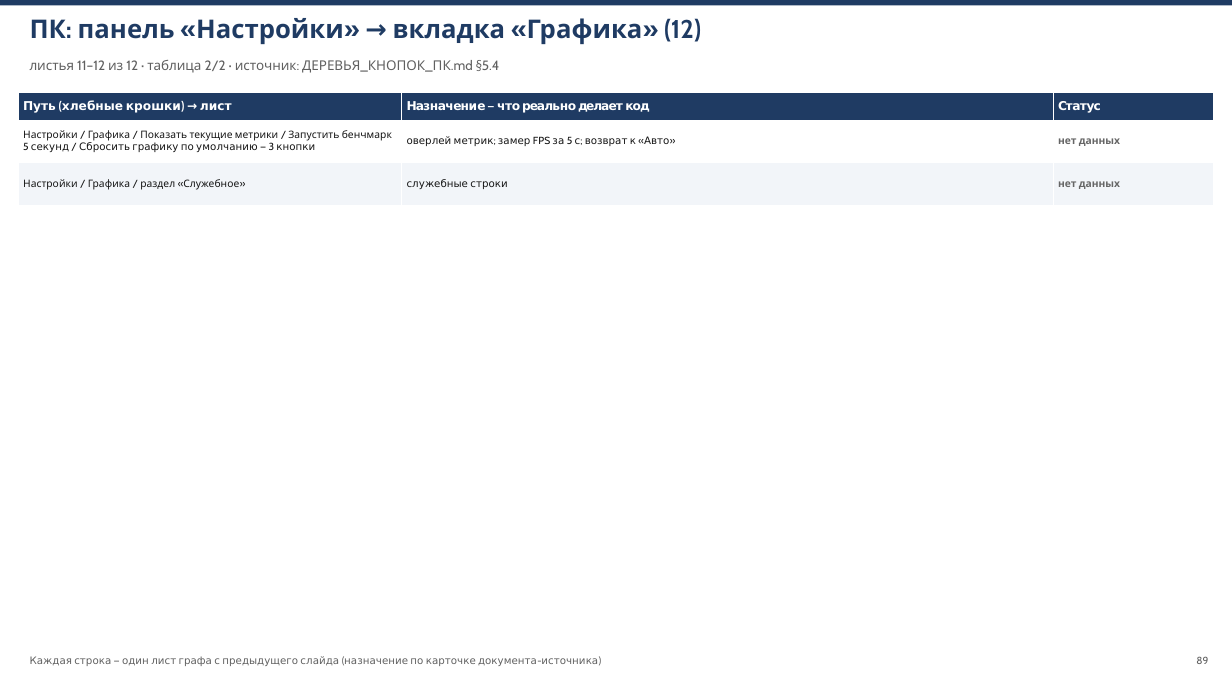
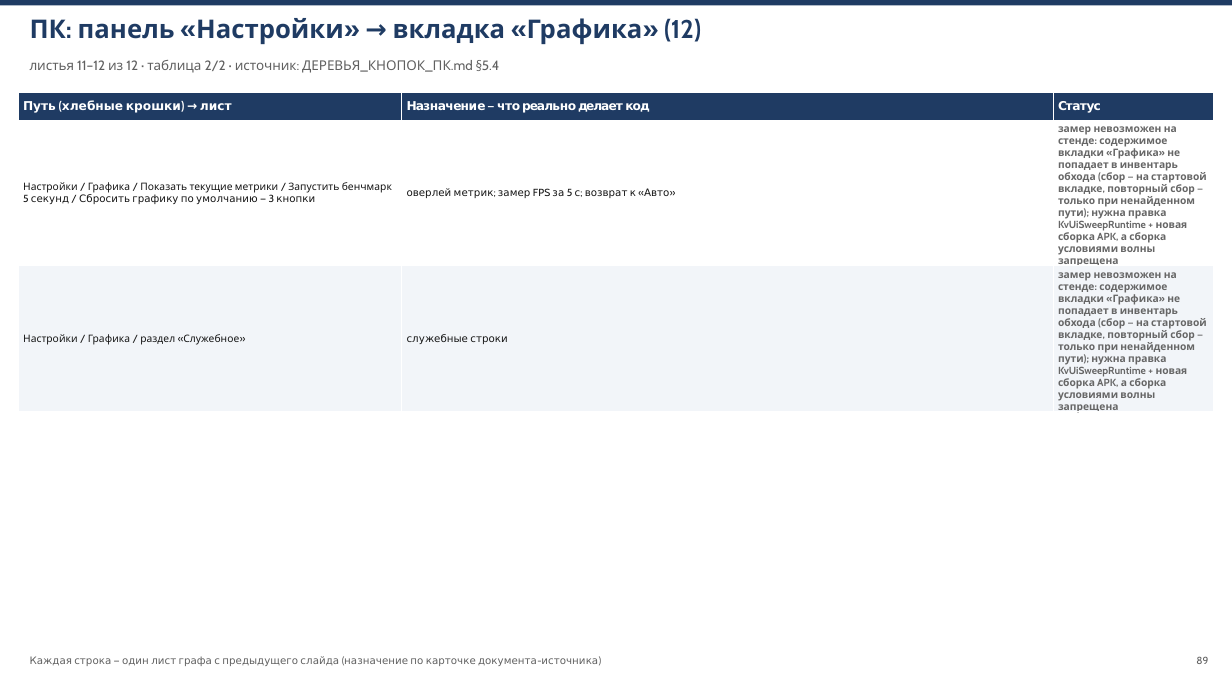
Before and after one commit to V1iktorK/KazistovVv, a slide deck: slide 89 of Docs/КОНСПЕКТ_КНОПОК.pptx. Drawn at 1232x693 pixels with LibreOffice and Linux fonts; fonts in the diff are those of the drawing. Boxes give left, top, right and bottom in pixels: in the first picture for what was removed or moved away, otherwise in the second. Text is boxed around its words. In the diff, an @@ line names an element or a change of style, - is before the commit and + after.

Commit message:
кампания «каждый листочек путеводителя закрыт», волна 4 (документы): 22 листа закрыты (13 замером самопрогона 17.11 — AR 454 элемента/0 провалов, VR+MR 17.11, MR-чистое состояние; 9 тестами), 60 получили честную причину «замер невозможен на стенде» (+1 частично), снято с CSV, осталось 273

```diff
--- a/Docs/КОНСПЕКТ_КНОПОК.pptx
+++ b/Docs/КОНСПЕКТ_КНОПОК.pptx
@@ table at (x1=18, y1=92, x2=1214, y2=417) @@
-row 2, column 3: нет данных
+row 2, column 3: замер невозможен на стенде: содержимое вкладки «Графика» не попадает в инвентарь обхода (сбор — на стартовой вкладке, повторный сбор — только при ненайденном пути); нужна правка KvUiSweepRuntime + новая сборка APK, а сборка условиями волны запрещена
-row 3, column 3: нет данных
+row 3, column 3: замер невозможен на стенде: содержимое вкладки «Графика» не попадает в инвентарь обхода (сбор — на стартовой вкладке, повторный сбор — только при ненайденном пути); нужна правка KvUiSweepRuntime + новая сборка APK, а сборка условиями волны запрещена
```
Also in this commit, not shown: 19 other slides changed, 1 other file.
